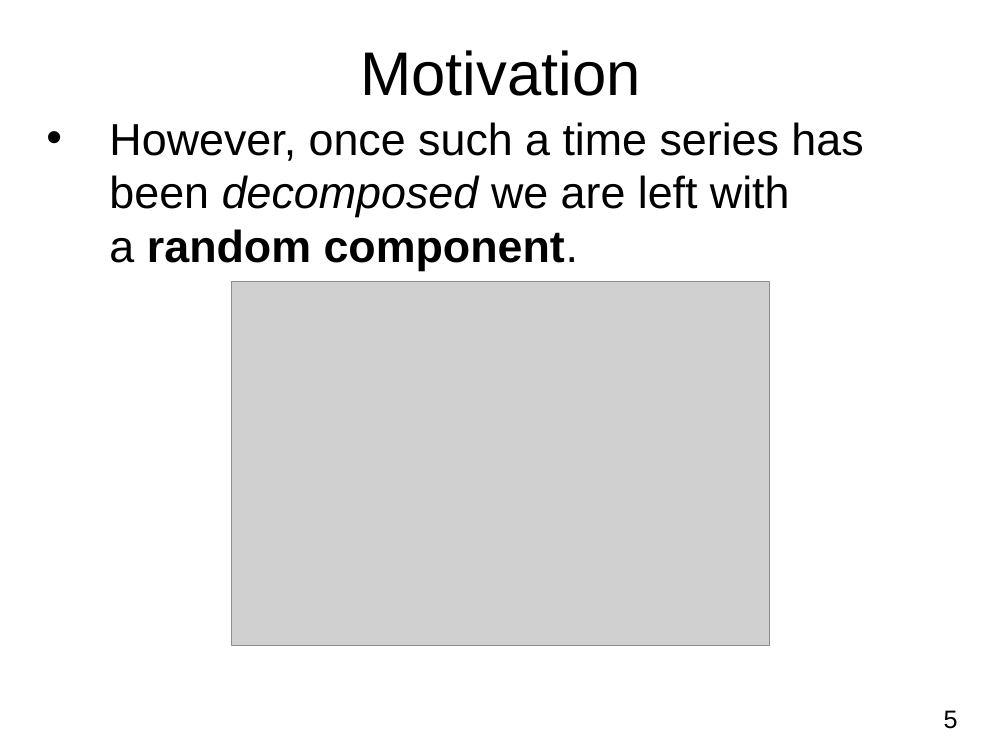
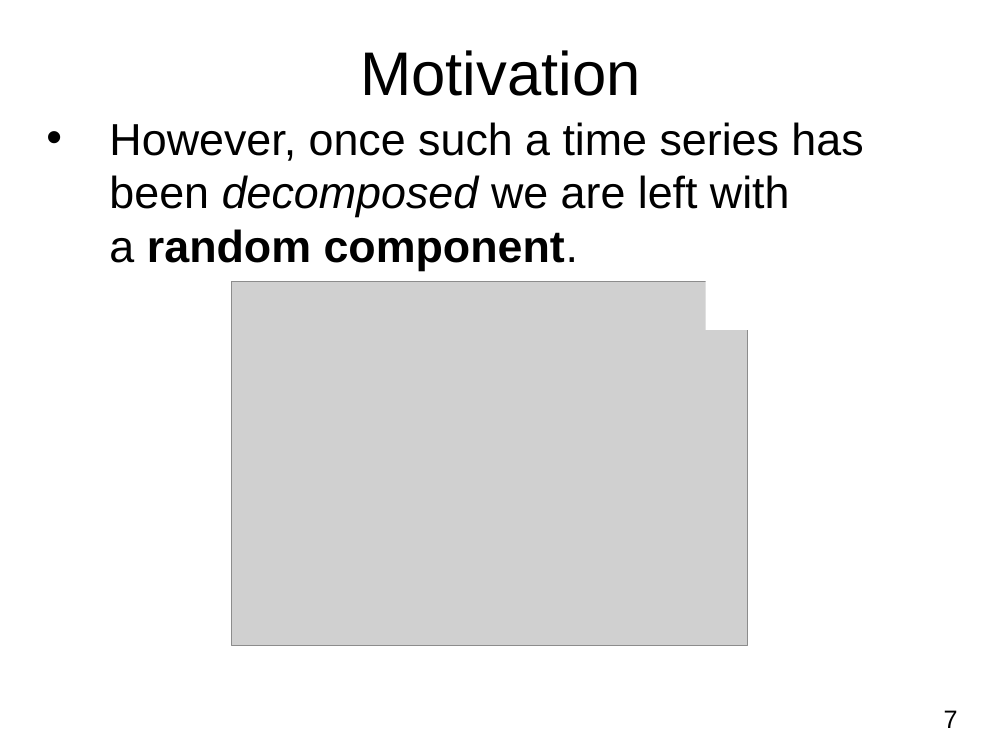
Before and after one commit to kefuzhu/University-of-Rochester, a slide deck: slide 7 of DSC475/Lecture-Slides/Chapter5_ARMA_Part1.pptx (slide 5 before the commit). Drawn at 1008x756 pixels with LibreOffice and Linux fonts; fonts in the diff are those of the drawing; grey boxes stand for pictures; background and template pictures are left out. Boxes give left, top, right and bottom in pixels: in the first picture for what was removed or moved away, otherwise in the second. Text is boxed around its words. In the diff, an @@ line names an element or a change of style, - is before the commit and + after.

```diff
--- a/DSC475/Lecture-Slides/Chapter5_ARMA_Part1.pptx
+++ b/DSC475/Lecture-Slides/Chapter5_ARMA_Part1.pptx
@@ rectangle added at (706,269,806,331), fill #FFFFFF @@
@@ picture: place and size @@
-picture at (232,282,769,646)
+picture at (232,282,748,646)
@@ page number at (944,710,958,728): text changed @@
-5
+7
```
Also in this commit, not shown: 11 other slides changed, 15 slides added, 1 slide removed, 1 other file.
